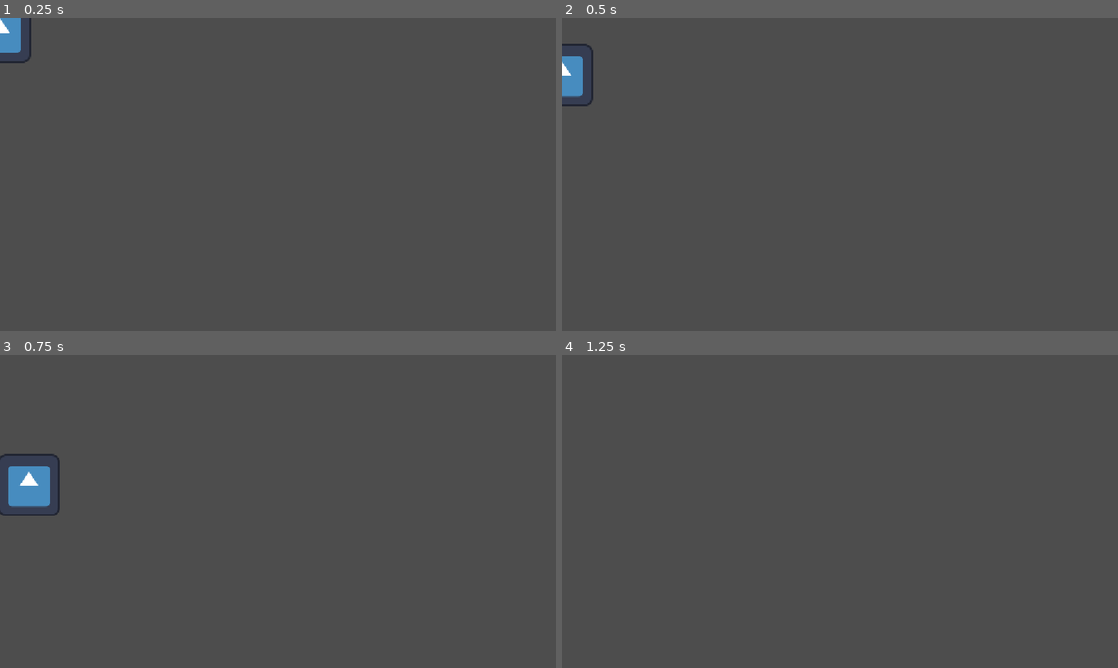
Above: before the commit, frames 1-4 (two rows, left to right).
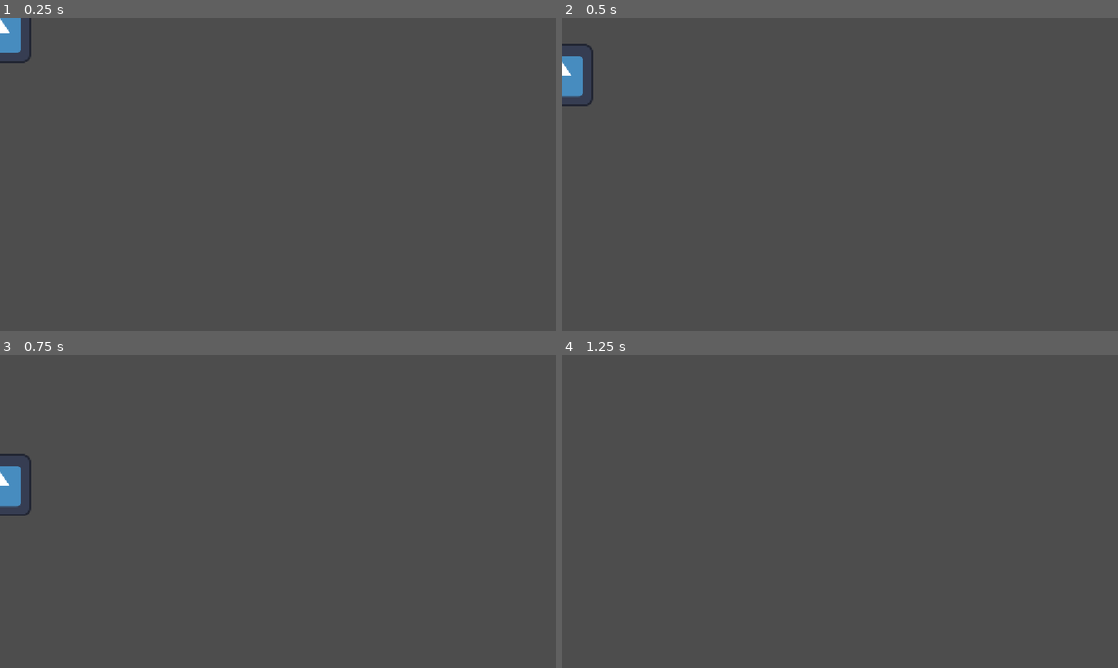
Above: after the commit, the same moments.

Repository: SousasaurusGamer/bounce-back
Game: Godot game, scene res://brayan.tscn
The game is run twice, just before and just after one commit, with the same random seed, the same clock (stepped at 60 frames per second) and the same inputs. Before the commit the project starts from res://jugador.tscn. The engine's default icon, where the game draws it, is replaced by a stand-in: a white triangle on a blue panel in a dark square.
Inputs:
- Up to frame 1 (0.25 s): no input
- Up to frame 2 (0.5 s): no input
- Up to frame 3 (0.75 s): tap Enter (ui_accept) at 0.5, 0.6 s; hold Right (ui_right) from 0.53 s (still down)
- Up to frame 4 (1.25 s): keep holding Right (ui_right); tap Enter (ui_accept) at 0.77, 1.07 s

Frames 1-2 are identical in both runs. In frame 3, 1.1% of the frame differs, in the area x 0-11%, y 31-52%; in frame 4, nothing differs.

Commit message:
feat:configuracion de Brayan

Diff:
--- /dev/null
+++ b/Brayan.gd
@@ -0,0 +1,28 @@
+extends CharacterBody2D
+
+# estadisticas de personaje
+@export var speed: float = 130.0
+@export var jump_velocity: float = -275.0
+
+# Movimiento del personaje
+func _physics_process(delta: float) -> void:
+
+    # gravedad
+    if not is_on_floor():
+        velocity += get_gravity() * delta
+
+    # salto
+    if Input.is_action_just_pressed("iu_accept") and is_on_floor():
+        velocity.y = jump_velocity
+
+    # Movimiento
+    var direction = Input.get_axis("iu_left","iu_right")
+
+    if direction != 0:
+        velocity.x = direction * speed
+    else:
+        velocity.x = move_toward(
+            velocity.x, 0, speed * 8 * delta
+        )
+
+    move_and_slide()
--- /dev/null
+++ b/brayan.tscn
@@ -0,0 +1,17 @@
+[gd_scene format=3 uid="uid://bu42qwqtfx1u0"]
+
+[ext_resource type="Script" uid="uid://u5a2dm4xdacp" path="res://Brayan.gd" id="1_r8rwr"]
+[ext_resource type="Texture2D" uid="uid://bccijlonxcldw" path="res://icon.svg" id="2_w461k"]
+
+[sub_resource type="RectangleShape2D" id="RectangleShape2D_op1xx"]
+size = Vector2(125, 121)
+
+[node name="Brayan" type="CharacterBody2D" unique_id=713056017]
+script = ExtResource("1_r8rwr")
+
+[node name="Sprite2D" type="Sprite2D" parent="." unique_id=335433791]
+texture = ExtResource("2_w461k")
+
+[node name="CollisionShape2D" type="CollisionShape2D" parent="." unique_id=1774688832]
+position = Vector2(-0.5, -0.5)
+shape = SubResource("RectangleShape2D_op1xx")
--- a/character_body_2d.gd
+++ /dev/null
@@ -1,25 +0,0 @@
-extends CharacterBody2D
-
-
-const SPEED = 300.0
-const JUMP_VELOCITY = -400.0
-
-
-func _physics_process(delta: float) -> void:
-	# Add the gravity.
-	if not is_on_floor():
-		velocity += get_gravity() * delta
-
-	# Handle jump.
-	if Input.is_action_just_pressed("ui_accept") and is_on_floor():
-		velocity.y = JUMP_VELOCITY
-
-	# Get the input direction and handle the movement/deceleration.
-	# As good practice, you should replace UI actions with custom gameplay actions.
-	var direction := Input.get_axis("ui_left", "ui_right")
-	if direction:
-		velocity.x = direction * SPEED
-	else:
-		velocity.x = move_toward(velocity.x, 0, SPEED)
-
-	move_and_slide()
--- a/jugador.tscn
+++ /dev/null
@@ -1,17 +0,0 @@
-[gd_scene format=3 uid="uid://v36bk1qsv1qs"]
-
-[ext_resource type="Script" uid="uid://u5a2dm4xdacp" path="res://character_body_2d.gd" id="1_omvyu"]
-[ext_resource type="Texture2D" uid="uid://bccijlonxcldw" path="res://icon.svg" id="2_8o684"]
-
-[sub_resource type="RectangleShape2D" id="RectangleShape2D_op1xx"]
-size = Vector2(125, 121)
-
-[node name="CharacterBody2D" type="CharacterBody2D" unique_id=713056017]
-script = ExtResource("1_omvyu")
-
-[node name="Sprite2D" type="Sprite2D" parent="." unique_id=335433791]
-texture = ExtResource("2_8o684")
-
-[node name="CollisionShape2D" type="CollisionShape2D" parent="." unique_id=1774688832]
-position = Vector2(-0.5, -0.5)
-shape = SubResource("RectangleShape2D_op1xx")
--- a/project.godot
+++ b/project.godot
@@ -11,7 +11,7 @@
 [application]
 
 config/name="bounce back"
-run/main_scene="res://jugador.tscn"
+run/main_scene="res://brayan.tscn"
 config/features=PackedStringArray("4.7", "GL Compatibility")
 config/icon="res://icon.svg"
 
Renamed: character_body_2d.gd.uid -> Brayan.gd.uid
